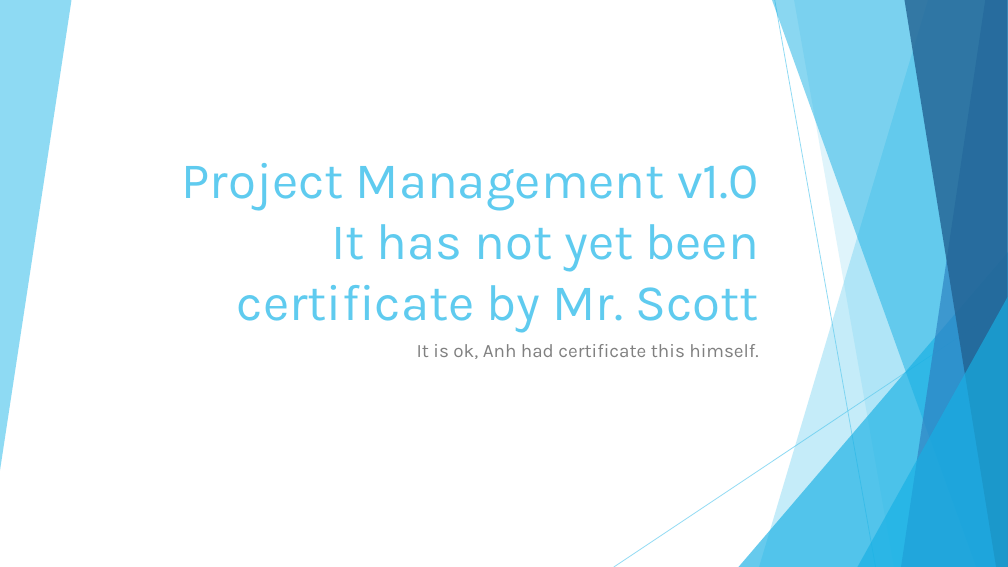
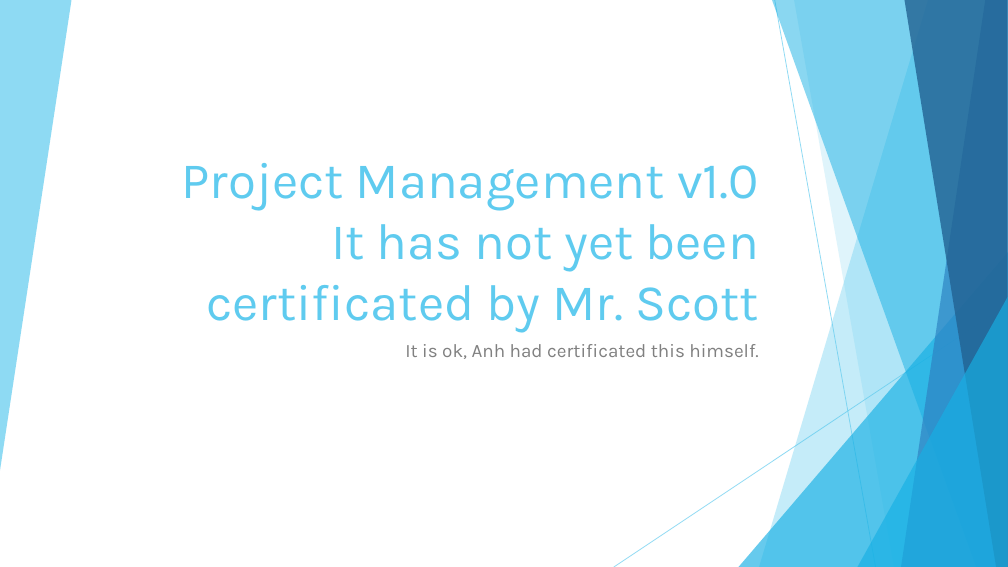
Before and after one commit to ComputerScience-Gang/Game-Project-Room-1-2018-2019, a slide deck: slide 1 of Lessons/Project Management v1.pptx. Drawn at 1008x567 pixels with LibreOffice and Linux fonts; fonts in the diff are those of the drawing. Boxes give left, top, right and bottom in pixels: in the first picture for what was removed or moved away, otherwise in the second. Text is boxed around its words. In the diff, an @@ line names an element or a change of style, - is before the commit and + after.

Commit message:
Edit powerpoint

```diff
--- a/Lessons/Project Management v1.pptx
+++ b/Lessons/Project Management v1.pptx
@@ title at (182,163,759,333): text changed @@
-Project Management v1.0
-It has not yet been certificate by Mr. Scott
+Project Management v1.0
+It has not yet been certificated by Mr. Scott
@@ subtitle at (405,344,758,359): text changed @@
-It is ok, Anh had certificate this himself.
+It is ok, Anh had certificated this himself.
```
Also in this commit, not shown: 1 other file.
